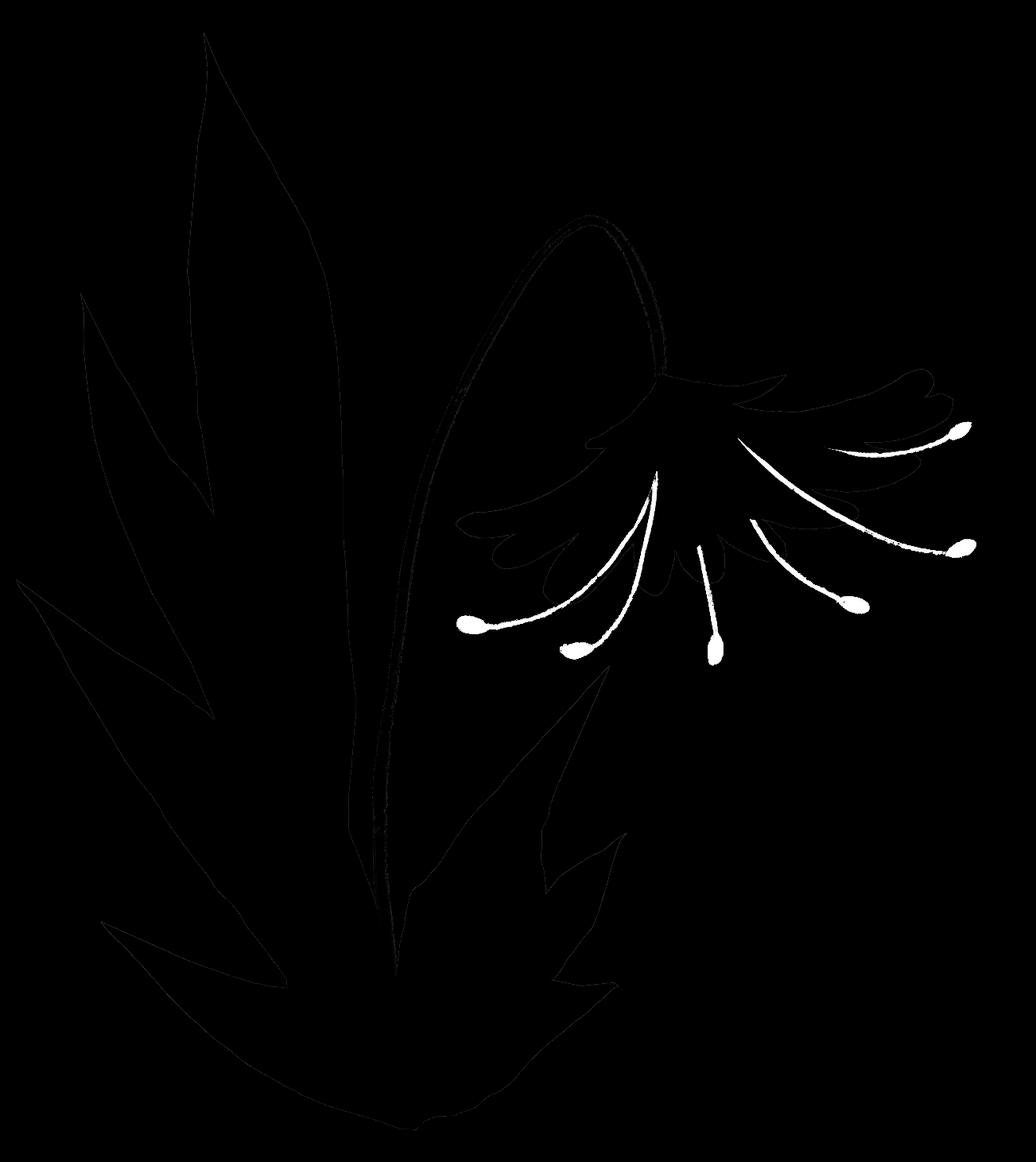
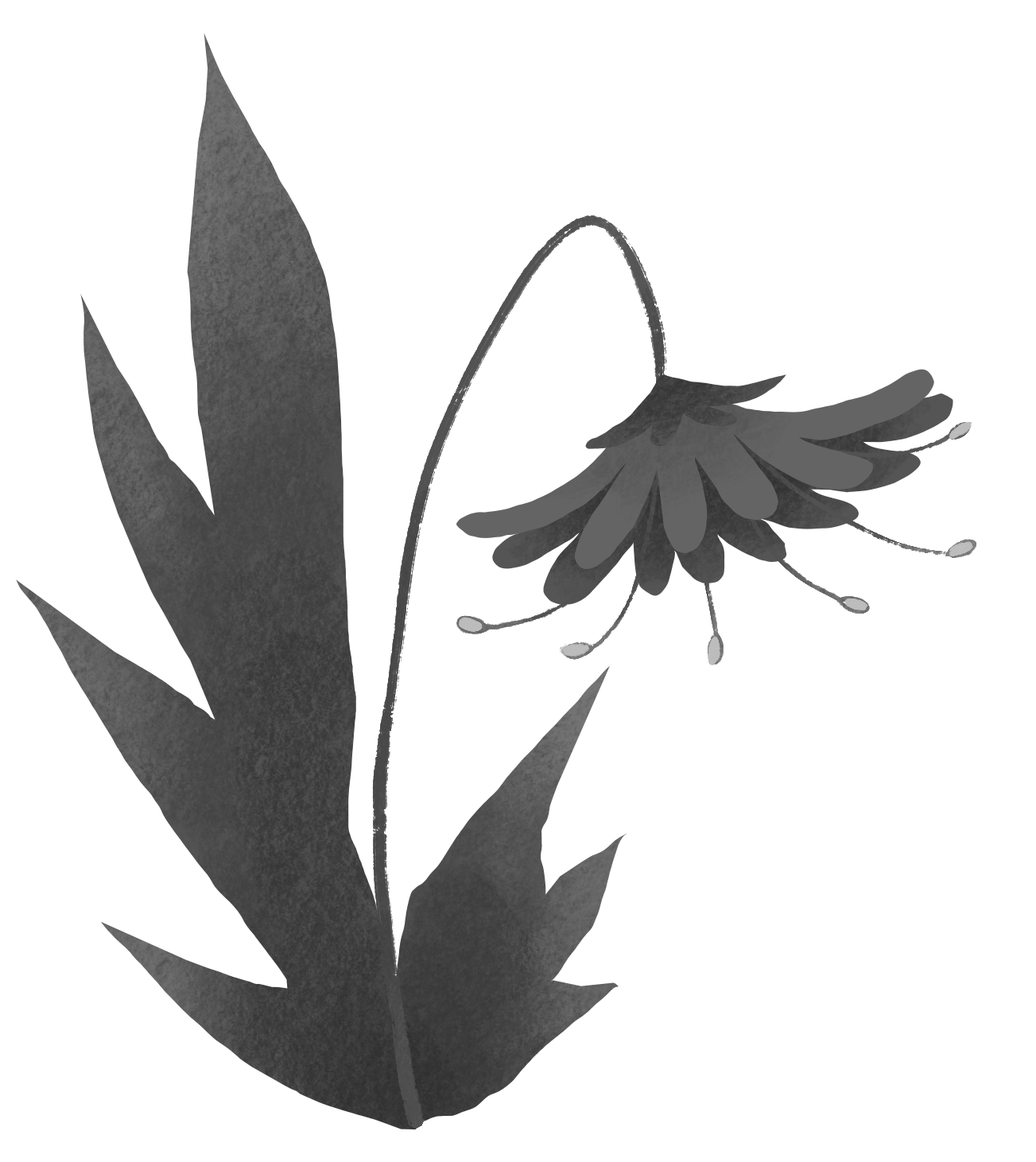
Two versions of the same layered image (1036px x 1162px). Layer-by-layer changes:
removed group "New group" (1st of 2) (2 layers) over [15,32,977,1131]
removed layer "Layer 24" (1st of 2, in "New group") from group "New group" over [456,421,977,667]
removed layer "Layer 20" (1st of 2, in "New group") from group "New group" over [15,32,953,1131]
added group "Ghiocel_Colour" with 7 layers over [15,32,977,1131]
renamed "New group" to "Ghiocel_Flower", blend pass through → normal, moved it into group "Ghiocel_Colour" over [15,32,977,1131]
removed layer "Layer 23" from group "New group" over [371,215,667,1129]
renamed "Layer 20" to "Ghiocel_Stem", moved it into group "Ghiocel_Colour", painted on it over [15,32,667,1131]
added layer "Ghiocel_Leaves" in group "Ghiocel_Colour" over [15,32,628,1131]
